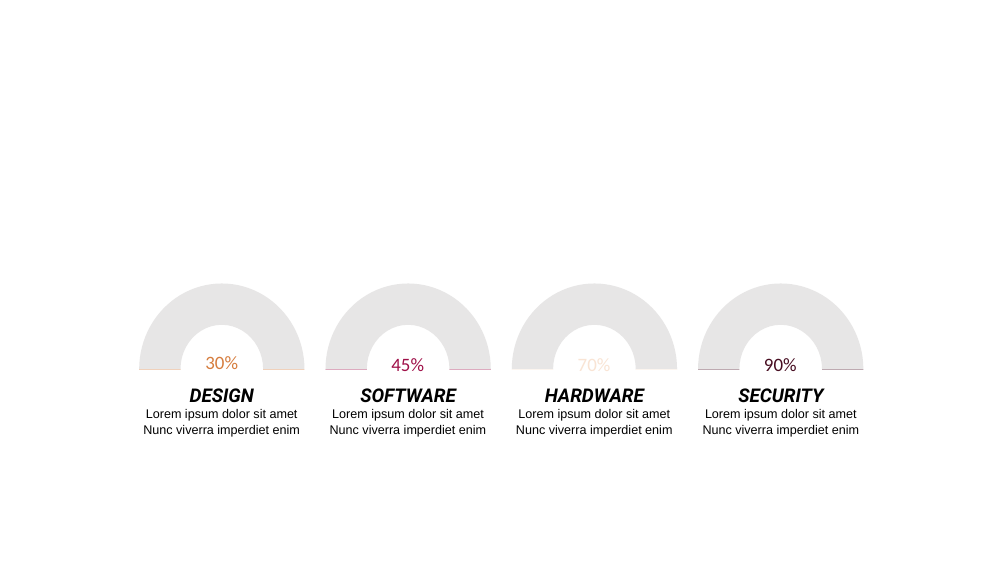
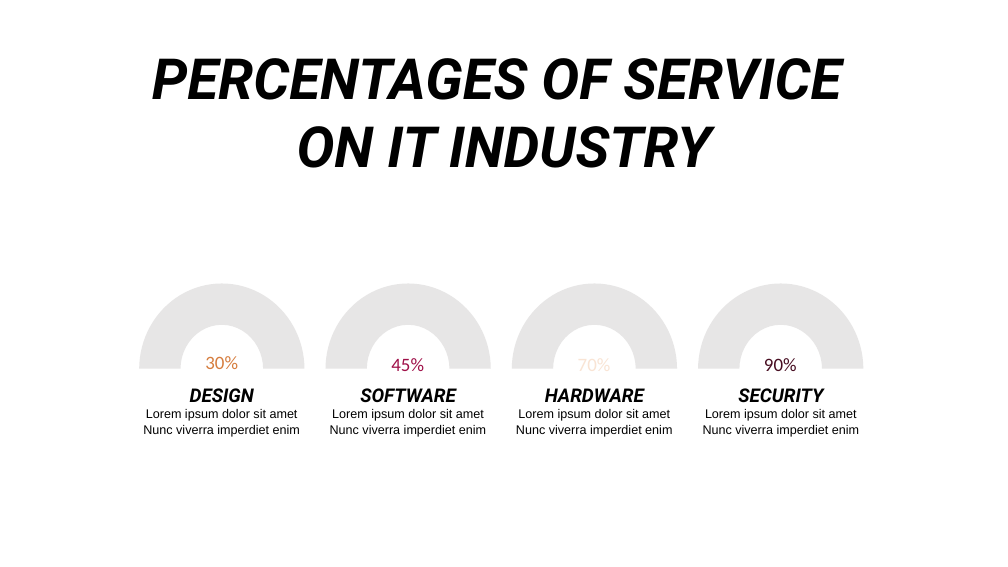
Before and after one commit to sergiorgiraldo/office, a slide deck: slide 1 of powerpoint/Percentage.pptx. Drawn at 1008x567 pixels with LibreOffice and Linux fonts; fonts in the diff are those of the drawing. Boxes give left, top, right and bottom in pixels: in the first picture for what was removed or moved away, otherwise in the second. Text is boxed around its words. In the diff, an @@ line names an element or a change of style, - is before the commit and + after.

```diff
--- a/powerpoint/Percentage.pptx
+++ b/powerpoint/Percentage.pptx
@@ text added at [152,58,841,168], 54 pt, text #000000, bold, italic @@
+PERCENTAGES OF SERVICE
+ON IT INDUSTRY
```
